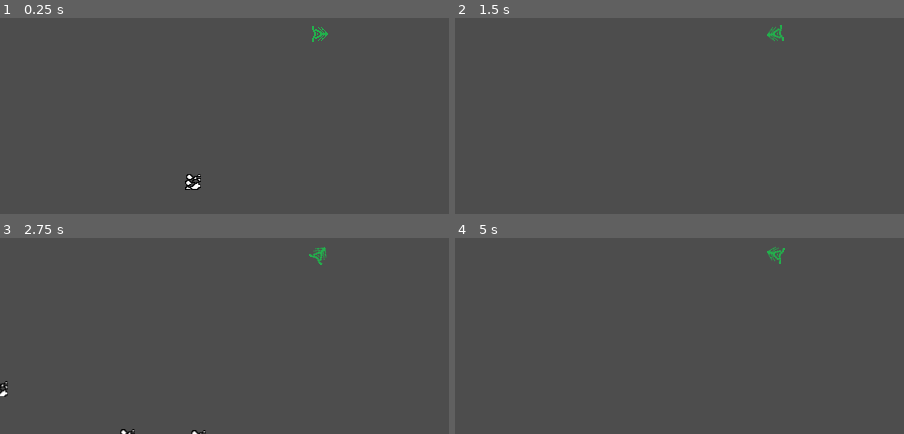
Above: before the commit, frames 1-4 (two rows, left to right).
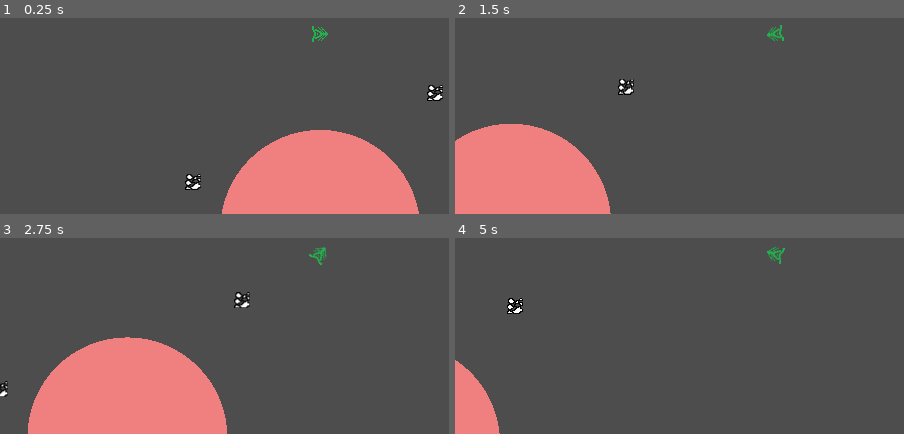
Above: after the commit, the same moments.

Repository: erenliving/UntitledDiggingGame
Game: Godot game, scene res://scenes/main.tscn
Two runs of this game, one before a commit and one after it. Both use one fixed random seed, a clock stepped at 60 frames per second and the inputs below.
Inputs (mouse positions are in pixels of both pictures, inside the frame that each line leads up to):
- Up to frame 1 (0.25 s): no input
- Up to frame 2 (1.5 s): move the mouse to (outside the picture) at 0.52 s; hold Right (ui_right) from 0.53 s (still down); tap Up (ui_up) at 0.77 s; move the mouse to (648, 51) at 1.27 s
- Up to frame 3 (2.75 s): tap Up (ui_up) at 1.52 s; move the mouse to (outside the picture) at 2.02 s; release Right (ui_right) at 2.03 s; hold Left (ui_left) from 2.03 s (still down)
- Up to frame 4 (5 s): move the mouse to (742, 326) at 2.77 s; release Left (ui_left) at 2.78 s; hold Right (ui_right) 2.78-4.28 s; tap Up (ui_up) at 3.02, 3.77, 4.52 s; move the mouse to (outside the picture) at 3.52 s; tap Enter at 4.25 s; move the mouse to (outside the picture) at 4.27 s; hold Left (ui_left) from 4.28 s (still down)

The runs differ from the first frame. In frame 1, 14% of the frame differs, in the area x 49-99%, y 34-100%; in frame 2, 13%; in frame 3, 17%, in the area x 6-56%, y 27-100%; in frame 4, 2.8%.

Commit message:
Add core

Diff:
--- /dev/null
+++ b/scenes/core.tscn
@@ -0,0 +1,13 @@
+[gd_scene load_steps=3 format=3 uid="uid://m7bnmhbg2uft"]
+
+[ext_resource type="Script" path="res://scripts/core.gd" id="1_80qi3"]
+
+[sub_resource type="CircleShape2D" id="CircleShape2D_m7j3x"]
+
+[node name="Core" type="Node2D"]
+script = ExtResource("1_80qi3")
+
+[node name="StaticBody2D" type="StaticBody2D" parent="."]
+
+[node name="CollisionShape2D" type="CollisionShape2D" parent="StaticBody2D"]
+shape = SubResource("CircleShape2D_m7j3x")
--- a/scenes/main.tscn
+++ b/scenes/main.tscn
@@ -2,8 +2,7 @@
 
 [ext_resource type="PackedScene" uid="uid://c7wgkaipuwh5n" path="res://scenes/player.tscn" id="1_cakok"]
 [ext_resource type="PackedScene" uid="uid://r8ljkeio1qwg" path="res://scenes/rock.tscn" id="2_ny5hl"]
-
-[sub_resource type="CircleShape2D" id="CircleShape2D_5t638"]
+[ext_resource type="PackedScene" uid="uid://m7bnmhbg2uft" path="res://scenes/core.tscn" id="3_qulcl"]
 
 [node name="Main" type="Node"]
 
@@ -16,15 +15,10 @@
 [node name="RemoteTransform2D" type="RemoteTransform2D" parent="Player"]
 remote_path = NodePath("../../Camera2D")
 
-[node name="Area2D" type="Area2D" parent="."]
-
-[node name="CollisionShape2D" type="CollisionShape2D" parent="Area2D"]
-shape = SubResource("CircleShape2D_5t638")
-
 [node name="Rock" parent="." instance=ExtResource("2_ny5hl")]
+position = Vector2(115, -137)
 
 [node name="Rock2" parent="." instance=ExtResource("2_ny5hl")]
-position = Vector2(71, 1)
+position = Vector2(-127, -48)
 
-[node name="Rock3" parent="." instance=ExtResource("2_ny5hl")]
-position = Vector2(-127, -48)
+[node name="Core" parent="." instance=ExtResource("3_qulcl")]
--- /dev/null
+++ b/scripts/core.gd
@@ -0,0 +1,23 @@
+@tool
+extends Node2D
+
+
+class_name Core
+
+@export var radius: float = 100
+@export var health: int = 100
+
+@onready var collision_shape_2d = $StaticBody2D/CollisionShape2D
+
+# Called when the node enters the scene tree for the first time.
+func _ready():
+	(collision_shape_2d.shape as CircleShape2D).radius = radius
+
+
+# Called every frame. 'delta' is the elapsed time since the previous frame.
+func _process(delta):
+	pass
+
+
+func _draw():
+	draw_circle(Vector2.ZERO, radius, Color.LIGHT_CORAL)
